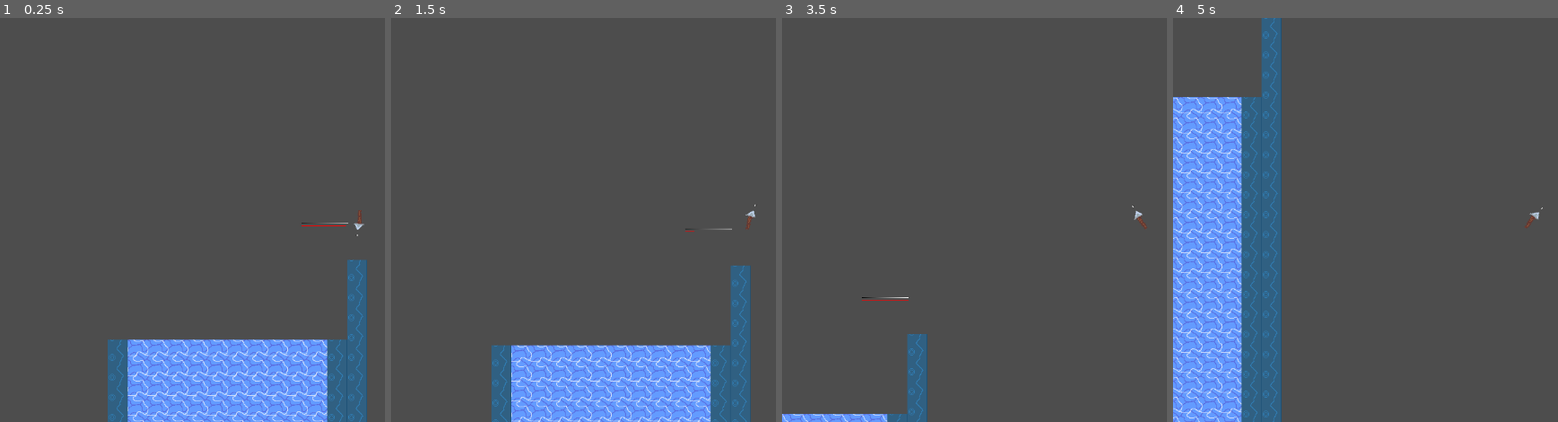
Above: before the commit, frames 1-4 (left to right).
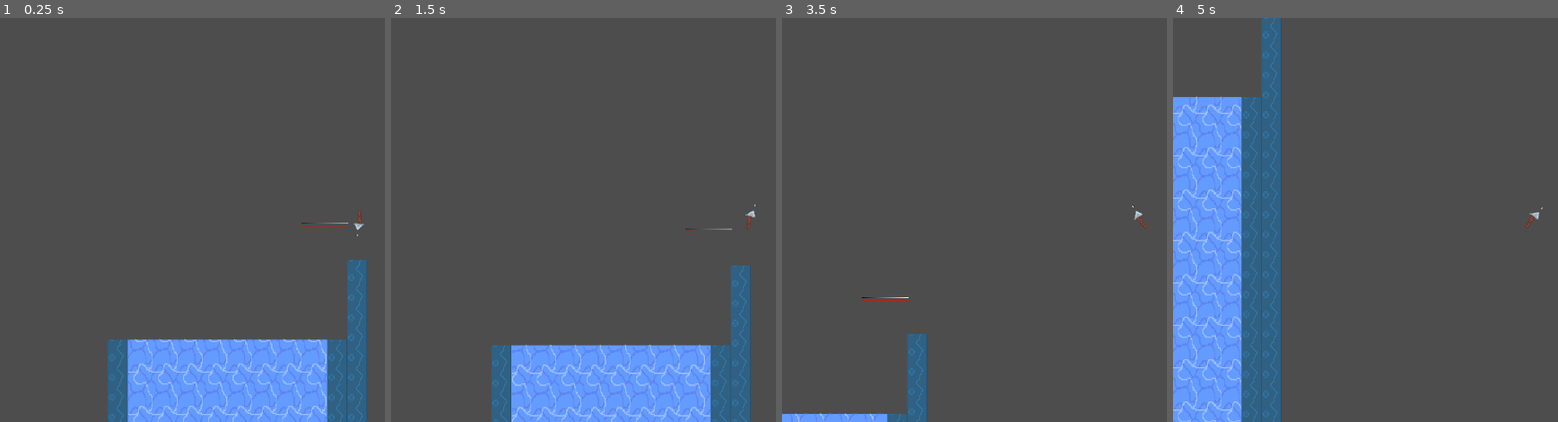
Above: after the commit, the same moments.

Repository: RylanSanders/LudumDare57
Game: Godot game, scene res://Main.tscn
Same seed, same stepped clock (60 frames per second), same inputs: the game is played once before the commit and once after it.
Inputs:
- Up to frame 1 (0.25 s): no input
- Up to frame 2 (1.5 s): hold D 0.53-1.28 s; tap Space (launch) at 0.6, 1.35 s; hold A from 1.28 s (still down)
- Up to frame 3 (3.5 s): release A at 2.03 s; hold D from 2.03 s (still down); tap Space (launch) at 2.1, 2.85 s
- Up to frame 4 (5 s): release D at 3.53 s; hold A from 3.53 s (still down); tap Space (launch) at 3.6, 4.35 s

The runs differ from the first frame. In frame 1, 3.6% of the frame differs, in the area x 33-86%, y 79-100%; in frame 2, 3.4%; in frame 3, 0.2%; in frame 4, 4.9%, in the area x 0-18%, y 19-100%.

Commit message:
Add Water Shader

Diff:
--- a/Main.tscn
+++ b/Main.tscn
@@ -1,11 +1,13 @@
-[gd_scene load_steps=18 format=4 uid="uid://c6kt75durlr23"]
+[gd_scene load_steps=24 format=4 uid="uid://c6kt75durlr23"]
 
 [ext_resource type="Texture2D" uid="uid://dcn3hd50jypr0" path="res://BaseTileSet.png" id="1_uu6xs"]
 [ext_resource type="Script" uid="uid://c7nwkwi7i72f7" path="res://spear.gd" id="2_cm0pq"]
 [ext_resource type="Script" uid="uid://g83xcn768ybc" path="res://map_controller.gd" id="2_fos0i"]
 [ext_resource type="Texture2D" uid="uid://cbq6qsjvf7wcr" path="res://RoughSpear.png" id="2_r0du0"]
 [ext_resource type="Script" uid="uid://b5rdjagi8vq3o" path="res://launch_power_bar.gd" id="4_cm0pq"]
+[ext_resource type="Shader" uid="uid://dlhgmhis7wek" path="res://water2.tres" id="4_lgr22"]
 [ext_resource type="PackedScene" uid="uid://cvdb0k0qqems" path="res://MapSection1.tscn" id="5_fos0i"]
+[ext_resource type="Texture2D" uid="uid://d1o8p02d4qq3v" path="res://WaterTile.png" id="5_trn2v"]
 
 [sub_resource type="Gradient" id="Gradient_fos0i"]
 
@@ -20,10 +22,13 @@
 gradient = SubResource("Gradient_lgr22")
 width = 75
 
+[sub_resource type="ShaderMaterial" id="ShaderMaterial_trn2v"]
+
 [sub_resource type="TileSetAtlasSource" id="TileSetAtlasSource_3dxm6"]
 texture = ExtResource("1_uu6xs")
 texture_region_size = Vector2i(32, 32)
 0:0/0 = 0
+0:0/0/material = SubResource("ShaderMaterial_trn2v")
 1:0/0 = 0
 1:0/0/physics_layer_0/polygon_0/points = PackedVector2Array(-16, -16, 16, -16, 16, 16, -16, 16)
 2:0/0 = 0
@@ -40,6 +45,17 @@
 
 [sub_resource type="RectangleShape2D" id="RectangleShape2D_3dxm6"]
 size = Vector2(326, 12)
+
+[sub_resource type="ShaderMaterial" id="ShaderMaterial_03owx"]
+shader = ExtResource("4_lgr22")
+shader_parameter/Speed = Vector2(0.02, 0.01)
+shader_parameter/WaterTexture = ExtResource("5_trn2v")
+shader_parameter/Alpha = 0.535
+
+[sub_resource type="Gradient" id="Gradient_ni1lh"]
+
+[sub_resource type="GradientTexture1D" id="GradientTexture1D_wkp8b"]
+gradient = SubResource("Gradient_ni1lh")
 
 [sub_resource type="PhysicsMaterial" id="PhysicsMaterial_uu6xs"]
 absorbent = true
@@ -79,6 +95,12 @@
 [node name="CollisionShape2D" type="CollisionShape2D" parent="MapController/StartingMap/WaterStartArea"]
 position = Vector2(96, -59)
 shape = SubResource("RectangleShape2D_3dxm6")
+
+[node name="WaterShader" type="Sprite2D" parent="MapController/StartingMap"]
+material = SubResource("ShaderMaterial_03owx")
+position = Vector2(96, -65)
+scale = Vector2(1.24219, 544)
+texture = SubResource("GradientTexture1D_wkp8b")
 
 [node name="Spear" type="RigidBody2D" parent="."]
 position = Vector2(307, -256)
--- a/MapSection1.tscn
+++ b/MapSection1.tscn
@@ -1,6 +1,8 @@
-[gd_scene load_steps=4 format=4 uid="uid://cvdb0k0qqems"]
+[gd_scene load_steps=9 format=4 uid="uid://cvdb0k0qqems"]
 
 [ext_resource type="Texture2D" uid="uid://dcn3hd50jypr0" path="res://BaseTileSet.png" id="1_s5bbg"]
+[ext_resource type="Shader" uid="uid://dlhgmhis7wek" path="res://water2.tres" id="2_1o4wp"]
+[ext_resource type="Texture2D" uid="uid://d1o8p02d4qq3v" path="res://WaterTile.png" id="3_i03o3"]
 
 [sub_resource type="TileSetAtlasSource" id="TileSetAtlasSource_mwmuu"]
 texture = ExtResource("1_s5bbg")
@@ -20,9 +22,26 @@
 physics_layer_0/collision_layer = 1
 sources/0 = SubResource("TileSetAtlasSource_mwmuu")
 
+[sub_resource type="ShaderMaterial" id="ShaderMaterial_xrskd"]
+shader = ExtResource("2_1o4wp")
+shader_parameter/Speed = Vector2(0.02, 0.01)
+shader_parameter/WaterTexture = ExtResource("3_i03o3")
+shader_parameter/Alpha = 0.535
+
+[sub_resource type="Gradient" id="Gradient_1o4wp"]
+
+[sub_resource type="GradientTexture1D" id="GradientTexture1D_qkot0"]
+gradient = SubResource("Gradient_1o4wp")
+
 [node name="MapSection1" type="Node2D"]
 
 [node name="TileMapLayer" type="TileMapLayer" parent="."]
 texture_filter = 1
 tile_map_data = PackedByteArray("AAD+//7/AAAAAAAAAAD+////AAAAAAAAAAD+/wAAAAAAAAAAAAD+/wEAAAAAAAAAAAD//wEAAAAAAAAAAAAAAA …(3184 unchanged characters)…
 tile_set = SubResource("TileSet_1o4wp")
+
+[node name="WaterShader" type="Sprite2D" parent="."]
+material = SubResource("ShaderMaterial_xrskd")
+position = Vector2(96, -65)
+scale = Vector2(1.24219, 544)
+texture = SubResource("GradientTexture1D_qkot0")
--- /dev/null
+++ b/water.tres
@@ -0,0 +1,29 @@
+[gd_resource type="VisualShader" load_steps=5 format=3 uid="uid://dgw3enrc2em7v"]
+
+[sub_resource type="VisualShaderNodeInput" id="VisualShaderNodeInput_sts0n"]
+
+[sub_resource type="VisualShaderNodeUVFunc" id="VisualShaderNodeUVFunc_o12aa"]
+
+[sub_resource type="VisualShaderNodeTexture" id="VisualShaderNodeTexture_y6fc4"]
+source = 5
+
+[sub_resource type="VisualShaderNodeTexture2DParameter" id="VisualShaderNodeTexture2DParameter_4hbtk"]
+parameter_name = "Texture2DParameter"
+
+[resource]
+code = "shader_type spatial;
+render_mode blend_mix, depth_draw_opaque, cull_back, diffuse_lambert, specular_schlick_ggx;
+
+
+
+"
+graph_offset = Vector2(-1055.37, -36.8969)
+nodes/fragment/2/node = SubResource("VisualShaderNodeInput_sts0n")
+nodes/fragment/2/position = Vector2(-1320, 360)
+nodes/fragment/3/node = SubResource("VisualShaderNodeUVFunc_o12aa")
+nodes/fragment/3/position = Vector2(-540, 320)
+nodes/fragment/4/node = SubResource("VisualShaderNodeTexture_y6fc4")
+nodes/fragment/4/position = Vector2(-380, 740)
+nodes/fragment/5/node = SubResource("VisualShaderNodeTexture2DParameter_4hbtk")
+nodes/fragment/5/position = Vector2(-1300, 700)
+nodes/fragment/connections = PackedInt32Array(2, 0, 3, 2, 5, 0, 4, 2)
--- /dev/null
+++ b/water2.tres
@@ -0,0 +1,113 @@
+[gd_resource type="VisualShader" load_steps=10 format=3 uid="uid://dlhgmhis7wek"]
+
+[sub_resource type="VisualShaderNodeVectorOp" id="VisualShaderNodeVectorOp_7jrvv"]
+default_input_values = [0, Vector2(0, 0), 1, Vector2(0, 0)]
+op_type = 0
+operator = 2
+
+[sub_resource type="VisualShaderNodeVec2Parameter" id="VisualShaderNodeVec2Parameter_5loou"]
+parameter_name = "Speed"
+
+[sub_resource type="VisualShaderNodeUVFunc" id="VisualShaderNodeUVFunc_7jrvv"]
+
+[sub_resource type="VisualShaderNodeTexture2DParameter" id="VisualShaderNodeTexture2DParameter_5loou"]
+parameter_name = "WaterTexture"
+texture_filter = 1
+texture_repeat = 1
+
+[sub_resource type="VisualShaderNodeTexture" id="VisualShaderNodeTexture_ry6hh"]
+expanded_output_ports = [0]
+source = 5
+
+[sub_resource type="VisualShaderNodeInput" id="VisualShaderNodeInput_wtt3n"]
+input_name = "time"
+
+[sub_resource type="VisualShaderNodeUVFunc" id="VisualShaderNodeUVFunc_ry6hh"]
+default_input_values = [1, Vector2(8, 8), 2, Vector2(0, 0)]
+function = 1
+
+[sub_resource type="VisualShaderNodeFloatOp" id="VisualShaderNodeFloatOp_wtt3n"]
+operator = 2
+
+[sub_resource type="VisualShaderNodeFloatParameter" id="VisualShaderNodeFloatParameter_283qs"]
+parameter_name = "Alpha"
+
+[resource]
+code = "shader_type canvas_item;
+render_mode blend_mix;
+
+uniform vec2 Speed;
+uniform sampler2D WaterTexture : filter_nearest, repeat_enable;
+uniform float Alpha;
+
+
+
+void fragment() {
+// Input:5
+	float n_out5p0 = TIME;
+
+
+// Vector2Parameter:11
+	vec2 n_out11p0 = Speed;
+
+
+// VectorOp:10
+	vec2 n_out10p0 = vec2(n_out5p0) * n_out11p0;
+
+
+// UVFunc:2
+	vec2 n_in2p1 = vec2(1.00000, 1.00000);
+	vec2 n_out2p0 = n_out10p0 * n_in2p1 + UV;
+
+
+// UVFunc:7
+	vec2 n_in7p1 = vec2(8.00000, 8.00000);
+	vec2 n_in7p2 = vec2(0.00000, 0.00000);
+	vec2 n_out7p0 = (n_out2p0 - n_in7p2) * n_in7p1 + n_in7p2;
+
+
+	vec4 n_out4p0;
+// Texture2D:4
+	n_out4p0 = texture(WaterTexture, n_out7p0);
+	float n_out4p4 = n_out4p0.a;
+
+
+// FloatParameter:9
+	float n_out9p0 = Alpha;
+
+
+// FloatOp:8
+	float n_out8p0 = n_out4p4 * n_out9p0;
+
+
+// Output:0
+	COLOR.rgb = vec3(n_out4p0.xyz);
+	COLOR.a = n_out8p0;
+
+
+}
+"
+graph_offset = Vector2(-1190.98, -165.23)
+mode = 1
+flags/light_only = false
+preview_params/WaterTexture = "Resource(\"res://WaterTile.png\")"
+nodes/fragment/0/position = Vector2(880, 160)
+nodes/fragment/2/node = SubResource("VisualShaderNodeUVFunc_7jrvv")
+nodes/fragment/2/position = Vector2(-540, -280)
+nodes/fragment/3/node = SubResource("VisualShaderNodeTexture2DParameter_5loou")
+nodes/fragment/3/position = Vector2(-940, 360)
+nodes/fragment/4/node = SubResource("VisualShaderNodeTexture_ry6hh")
+nodes/fragment/4/position = Vector2(200, 0)
+nodes/fragment/5/node = SubResource("VisualShaderNodeInput_wtt3n")
+nodes/fragment/5/position = Vector2(-1480, -260)
+nodes/fragment/7/node = SubResource("VisualShaderNodeUVFunc_ry6hh")
+nodes/fragment/7/position = Vector2(-220, -180)
+nodes/fragment/8/node = SubResource("VisualShaderNodeFloatOp_wtt3n")
+nodes/fragment/8/position = Vector2(540, 320)
+nodes/fragment/9/node = SubResource("VisualShaderNodeFloatParameter_283qs")
+nodes/fragment/9/position = Vector2(40, 480)
+nodes/fragment/10/node = SubResource("VisualShaderNodeVectorOp_7jrvv")
+nodes/fragment/10/position = Vector2(-900, -100)
+nodes/fragment/11/node = SubResource("VisualShaderNodeVec2Parameter_5loou")
+nodes/fragment/11/position = Vector2(-1640, -40)
+nodes/fragment/connections = PackedInt32Array(3, 0, 4, 2, 4, 0, 0, 0, 2, 0, 7, 0, 7, 0, 4, 0, 4, 4, 8, 0, 8, 0, 0, 1, 9, 0, 8, 1, 11, 0, 10, 1, 10, 0, 2, 2, 5, 0, 10, 0)
Binary file changed: BaseTileSet.png
Binary file added: WaterTile.png
Not shown, added: WaterTile.png.import
